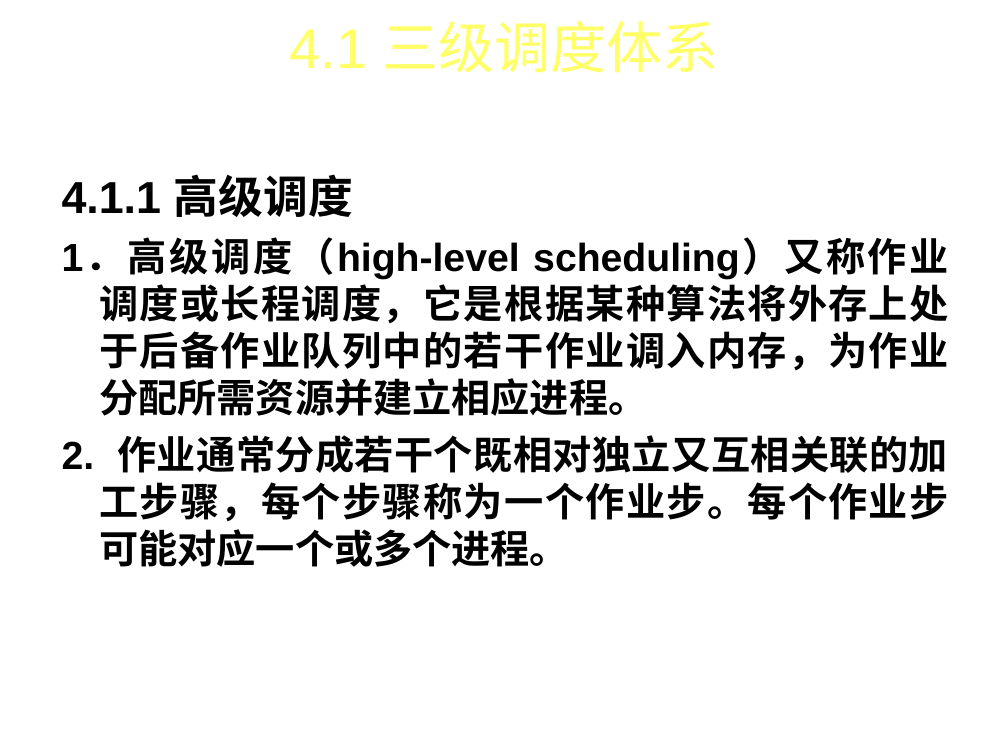
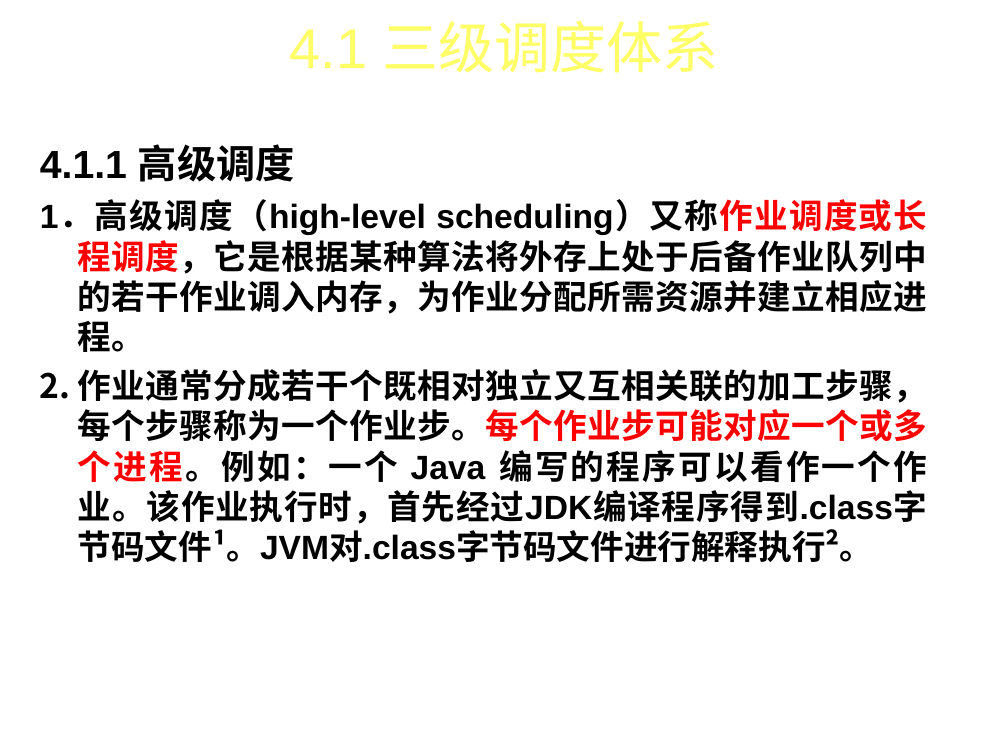
Before and after one commit to FourierAI/Operating-system, a slide deck: slide 5 of 操作系统-第4章.ppt. Drawn at 1008x756 pixels with LibreOffice and Linux fonts; fonts in the diff are those of the drawing; background and template pictures are left out. Boxes give left, top, right and bottom in pixels: in the first picture for what was removed or moved away, otherwise in the second. Text is boxed around its words. In the diff, an @@ line names an element or a change of style, - is before the commit and + after.

```diff
--- a/操作系统-第4章.ppt
+++ b/操作系统-第4章.ppt
@@ text "4.1.1 高级调度": place and size @@
-text "4.1.1 高级调度" at <box>62,174,949,567</box>
+text "4.1.1 高级调度" at <box>40,144,928,562</box>
@@ text at <box>40,144,927,352</box>: size 32 to 28 pt in "4.1.1 高级调度"; size 28 to 24 pt in "1．高级调度（high-level scheduling）又称作业调度或长程调度，它是根据某种算法将外存上处于后备作业队 ..."; text colour #000000 to #FF0000 in "scheduling）又称作业调度或长程调度，它是根据某种算法将外存上处于后备作业队列中的若干作业调入内存，为作业分配所 ..."; less space between paragraphs @@
@@ text at <box>78,369,928,562</box>: text changed; size 28 to 24 pt @@
-2. 作业通常分成若干个既相对独立又互相关联的加工步骤，每个步骤称为一个作业步。每个作业步可能对应一个或多个进程。
+2. 作业通常分成若干个既相对独立又互相关联的加工步骤，每个步骤称为一个作业步。每个作业步可能对应一个或多个进程。例如：一个 Java 编写的程序可以看作一个作业。该作业执行时，首先经过JDK编译程序得到.class字节码文件¹。JVM对.class字节码文件进行解释执行²。
```
Also in this commit, not shown: 40 other slides changed, 2 slides added, 7 slides removed.
